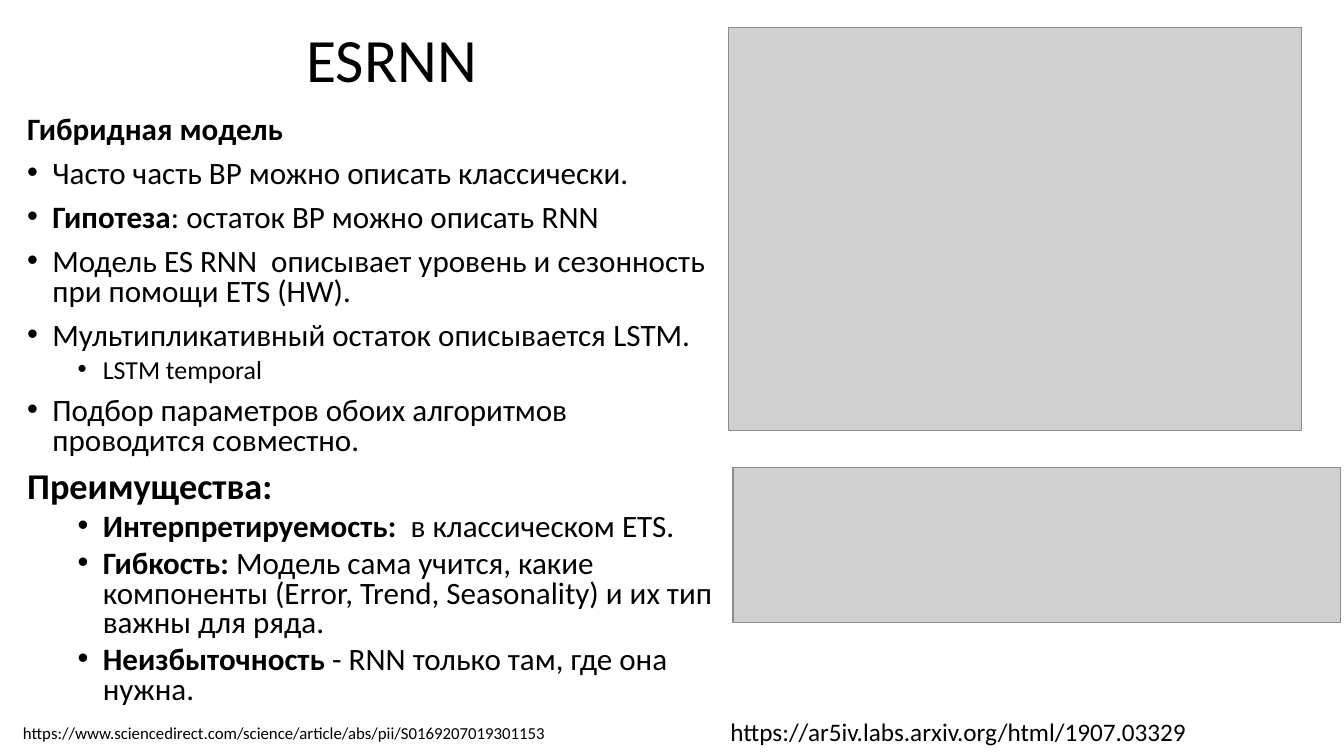
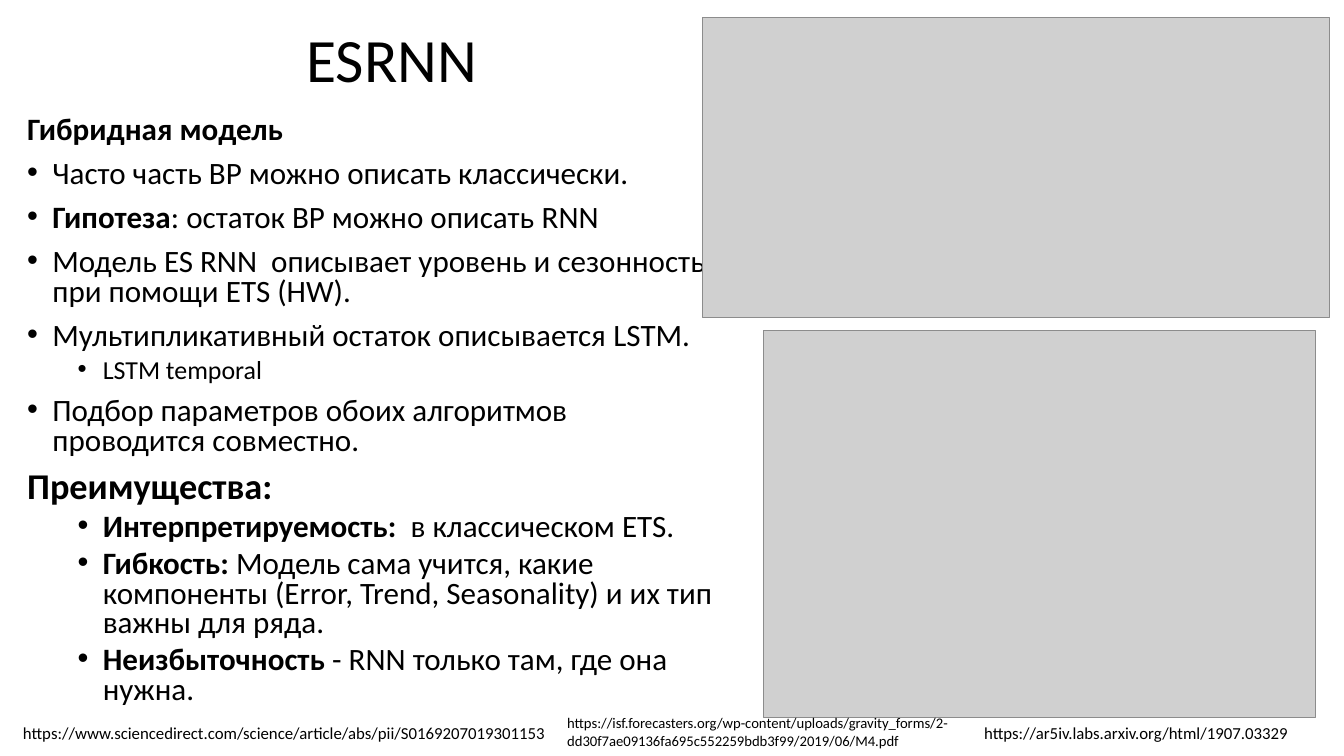
Before and after one commit to MVRonkin/TimeSeriesCourse, a slide deck: slide 19 of 2025/LEC/07-2 RNN.pptx. Drawn at 1344x756 pixels with LibreOffice and Linux fonts; fonts in the diff are those of the drawing; grey boxes stand for pictures. Boxes give left, top, right and bottom in pixels: in the first picture for what was removed or moved away, otherwise in the second. Text is boxed around its words. In the diff, an @@ line names an element or a change of style, - is before the commit and + after.

```diff
--- a/2025/LEC/07-2 RNN.pptx
+++ b/2025/LEC/07-2 RNN.pptx
@@ picture added at (703,18,1330,318) @@
@@ picture: place and size @@
-picture at (729,28,1302,431)
+picture at (763,331,1316,718)
@@ picture removed at (733,468,1341,623) @@
@@ text added at (567,716,948,749), 10.5 pt, text #000000 @@
+https://isf.forecasters.org/wp-content/uploads/gravity_forms/2-dd30f7ae09136fa695c552259bdb3f99/2019/06/M4.pdf
@@ text "https://ar5iv.labs.arxiv.org/html/1907.03329": place and size @@
-text "https://ar5iv.labs.arxiv.org/html/1907.03329" at (730,723,1185,746)
+text "https://ar5iv.labs.arxiv.org/html/1907.03329" at (984,727,1287,742)
@@ text "https://ar5iv.labs.arxiv.org/html/1907.03329" at (984,727,1287,742): size 18 to 12 pt @@
```
